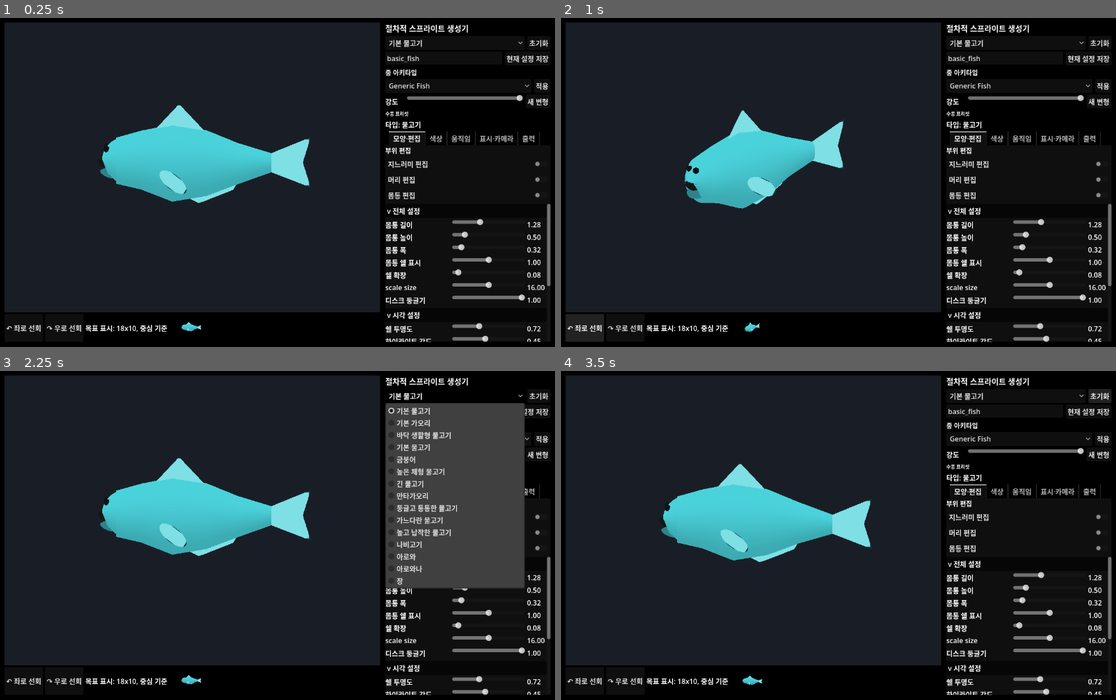
Above: before the commit, frames 1-4 (two rows, left to right).
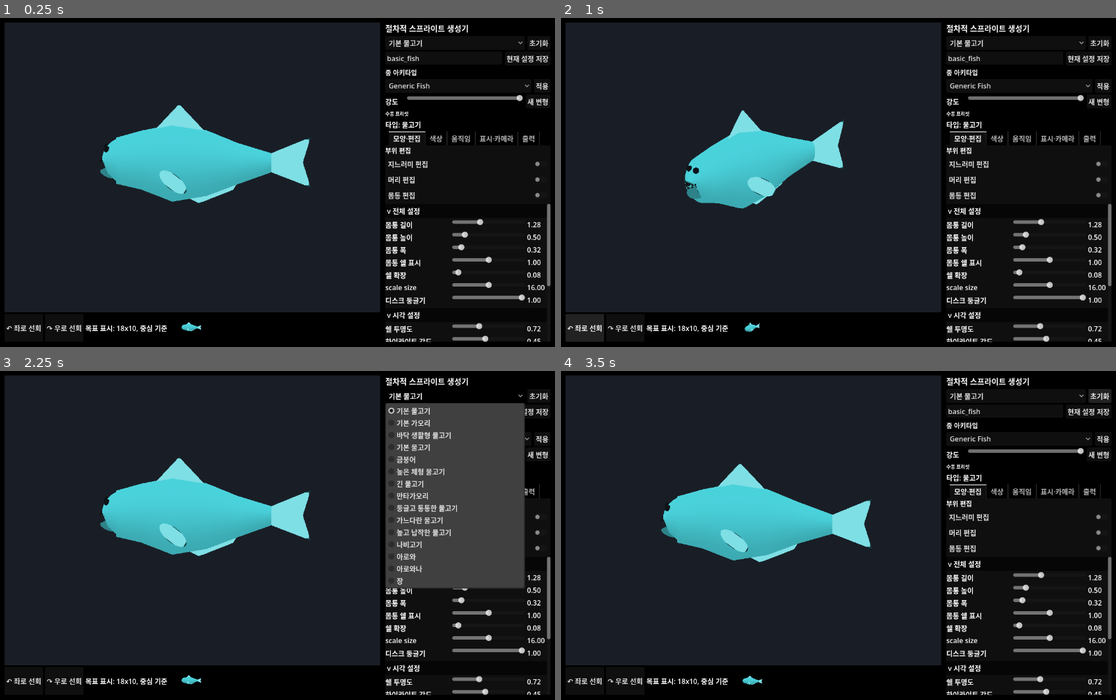
Above: after the commit, the same moments.

Repository: currywhaleshark/aquarium_sprite_mock-up_generator
Game: Godot game, scene res://scenes/Main.tscn
Same seed, same stepped clock (60 frames per second), same inputs: the game is played once before the commit and once after it.
Inputs:
- Up to frame 1 (0.25 s): no input
- Up to frame 2 (1 s): click "↶ 좌로 선회" at 0.5 s
- Up to frame 3 (2.25 s): click "↷ 우로 선회" at 1.25 s; click "기본 물고기" at 2 s
- Up to frame 4 (3.5 s): click "초기화" at 2.75 s

The runs differ from the first frame. In frame 1, less than 0.1% of the frame differs, in the area x 18-20%, y 43-46%; in frame 2, less than 0.1%, in the area x 22-34%, y 49-95%; in frame 3, less than 0.1%; in frame 4, less than 0.1%.

Commit message:
fix(head): make the dark mouth cavity a recessed surface lining, not a dome
The cavity reused the convex lower-jaw dome, so when the jaw dropped it read
as a solid black blob sticking out with volume. Replace it with
_mouth_cavity_mesh: a thin dark sheet whose vertices are clamped onto the
actual carved head surface (just proud of the skin), so it lines the recessed
roof of the mouth and reads as a carved-in hollow with no protruding volume.

Also harden HeadEditorModelTest: the upper/lower lip stability checks measured
world space, which carries the rig's idle-animation frame-phase noise; the
cavity's extra per-rebuild cost shifted the phase enough to trip the tight
0.005 threshold. Measure the lips relative to the head (new
_head_local_mesh_extent) so idle animation cancels out. Stable across repeated
runs; full suite 38/38.

Co-Authored-By: Claude Opus 4.8 <noreply@anthropic.com>

Diff:
--- a/scripts/creature/FishRig.gd
+++ b/scripts/creature/FishRig.gd
@@ -1785,15 +1785,16 @@
 	jaw_hinge_local = _lower_jaw_hinge_local(mouth_position, lower_jaw_scale, jaw_hinge_x_off, jaw_hinge_y_off)
 	jaw_hinge_valid = true
 
-	# Dark mouth cavity: a head-scale dark lining nested just inside the closed lower jaw.
-	# The small mouth_size dark bands below only cover a fraction of the head-scale gape, so
-	# without this the open mouth shows the body-coloured carve roof instead of a deep recess.
-	# It rides the same hinge/protrusion as the jaw and is revealed as the jaw swings down;
-	# skipped on a fully closed mouth so it can never peek out of a shut mouth.
+	# Dark mouth cavity: a thin dark sheet hugging the carved roof of the mouth (clamped to
+	# the head surface, just proud of it), NOT a solid dome. The small mouth_size dark bands
+	# below only cover a fraction of the head-scale gape, so without this the open mouth shows
+	# the body-coloured carve roof. Because it rides the actual recessed surface it reads as a
+	# carved-in recess with no protruding volume; revealed as the lower jaw swings off it.
+	# Skipped on a fully closed mouth so it can never peek out of a shut mouth.
 	if t > 0.01:
 		var cavity := MeshInstance3D.new()
 		cavity.name = "MouthCavity"
-		cavity.mesh = _mouth_lower_jaw_mesh(my, mouth_position, lower_jaw_scale * 0.9, mouth_size, 0.0, angle, jaw_hinge_x_off, jaw_hinge_y_off, premax_fwd)
+		cavity.mesh = _mouth_cavity_mesh(my, mouth_position, PF.UPPER_JAW_CARVE_DEPTH * lower_jaw_scale, PF.UPPER_JAW_CARVE_HALF_WIDTH * 0.85, mouth_size * 0.04, angle, head_verts)
 		cavity.material_override = dark_mat
 		cavity.position = mouth_position
 		head.add_child(cavity)
@@ -1894,6 +1895,41 @@
 		var p11: Vector3 = grid[1][j + 1]
 		st.add_vertex(p00); st.add_vertex(p10); st.add_vertex(p01)
 		st.add_vertex(p01); st.add_vertex(p10); st.add_vertex(p11)
+	st.generate_normals()
+	return st.commit()
+
+# Thin dark lining of the carved mouth roof: a grid of vertices clamped onto the actual
+# (carved) head front surface from the bite line down to the carve depth, just proud of the
+# skin (outset) so it shows without z-fighting. Unlike a dome this adds no volume - it reads
+# as the recessed inside of the mouth. Sampled over several y rows so it follows the curve.
+func _mouth_cavity_mesh(center_y: float, origin: Vector3, depth: float, z_half: float, outset: float, tilt_deg: float, head_verts: PackedVector3Array, rows: int = 5, z_segs: int = 12) -> ArrayMesh:
+	var st := SurfaceTool.new()
+	st.begin(Mesh.PRIMITIVE_TRIANGLES)
+	var tilt_r := deg_to_rad(tilt_deg)
+	var top := center_y + depth * 0.05
+	var bottom := center_y - depth
+	var grid := []
+	for i in range(rows + 1):
+		var ay := lerpf(top, bottom, float(i) / float(rows))
+		var line := []
+		for j in range(z_segs + 1):
+			var z := lerpf(-z_half, z_half, float(j) / float(z_segs))
+			var p := Vector3(_head_mesh_front_x(head_verts, ay, z, outset), ay, z)
+			if tilt_r != 0.0:
+				var tx := p.x - origin.x
+				var ty := p.y - origin.y
+				p.x = origin.x + tx * cos(tilt_r) - ty * sin(tilt_r)
+				p.y = origin.y + tx * sin(tilt_r) + ty * cos(tilt_r)
+			line.append(p - origin)
+		grid.append(line)
+	for i in range(rows):
+		for j in range(z_segs):
+			var p00: Vector3 = grid[i][j]
+			var p01: Vector3 = grid[i][j + 1]
+			var p10: Vector3 = grid[i + 1][j]
+			var p11: Vector3 = grid[i + 1][j + 1]
+			st.add_vertex(p00); st.add_vertex(p10); st.add_vertex(p01)
+			st.add_vertex(p01); st.add_vertex(p10); st.add_vertex(p11)
 	st.generate_normals()
 	return st.commit()
 
--- a/scripts/tools/HeadEditorModelTest.gd
+++ b/scripts/tools/HeadEditorModelTest.gd
@@ -181,8 +181,11 @@
 	fish.set_parameters(closed)
 	await get_tree().process_frame
 	var closed_gap := _jaw_gap(fish)
-	var closed_upper_lip_extent := _world_mesh_extent(fish.get_node_or_null("BodyPivot/Head/MouthLipUpper") as MeshInstance3D)
-	var closed_lower_lip_extent := _world_mesh_extent(fish.get_node_or_null("BodyPivot/Head/MouthLipLower") as MeshInstance3D)
+	# Measure the lips relative to the HEAD (not world) so the rig's idle animation doesn't
+	# add frame-phase noise to these tight stability comparisons.
+	var closed_head := fish.get_node_or_null("BodyPivot/Head") as Node3D
+	var closed_upper_lip_extent := _head_local_mesh_extent(fish.get_node_or_null("BodyPivot/Head/MouthLipUpper") as MeshInstance3D, closed_head)
+	var closed_lower_lip_extent := _head_local_mesh_extent(fish.get_node_or_null("BodyPivot/Head/MouthLipLower") as MeshInstance3D, closed_head)
 	var closed_lower_jaw := fish.get_node_or_null("BodyPivot/Head/MouthLowerJaw") as MeshInstance3D
 	# A fully closed mouth gets no dark cavity (it could otherwise peek out of a shut mouth).
 	assert(fish.get_node_or_null("BodyPivot/Head/MouthCavity") == null)
@@ -198,8 +201,9 @@
 	fish.set_parameters(agape)
 	await get_tree().process_frame
 	assert(_jaw_gap(fish) > closed_gap + 0.01)
-	var open_upper_lip_extent := _world_mesh_extent(fish.get_node_or_null("BodyPivot/Head/MouthLipUpper") as MeshInstance3D)
-	var open_lower_lip_extent := _world_mesh_extent(fish.get_node_or_null("BodyPivot/Head/MouthLipLower") as MeshInstance3D)
+	var open_head := fish.get_node_or_null("BodyPivot/Head") as Node3D
+	var open_upper_lip_extent := _head_local_mesh_extent(fish.get_node_or_null("BodyPivot/Head/MouthLipUpper") as MeshInstance3D, open_head)
+	var open_lower_lip_extent := _head_local_mesh_extent(fish.get_node_or_null("BodyPivot/Head/MouthLipLower") as MeshInstance3D, open_head)
 	assert(absf(open_upper_lip_extent.position.y - closed_upper_lip_extent.position.y) < 0.005)
 	assert(open_lower_lip_extent.position.y < closed_lower_lip_extent.position.y - 0.015)
 	var upper_jaw := fish.get_node_or_null("BodyPivot/Head/MouthUpperJaw") as MeshInstance3D
@@ -417,6 +421,17 @@
 		max_v.z = maxf(max_v.z, w.z)
 	return AABB(min_v, max_v - min_v)
 
+func _head_local_mesh_extent(node: MeshInstance3D, head: Node3D) -> AABB:
+	var verts: PackedVector3Array = node.mesh.surface_get_arrays(0)[Mesh.ARRAY_VERTEX]
+	var to_head := head.global_transform.affine_inverse() * node.global_transform
+	var min_v := Vector3(INF, INF, INF)
+	var max_v := Vector3(-INF, -INF, -INF)
+	for v in verts:
+		var w := to_head * v
+		min_v.x = minf(min_v.x, w.x); min_v.y = minf(min_v.y, w.y); min_v.z = minf(min_v.z, w.z)
+		max_v.x = maxf(max_v.x, w.x); max_v.y = maxf(max_v.y, w.y); max_v.z = maxf(max_v.z, w.z)
+	return AABB(min_v, max_v - min_v)
+
 func _body_profile_with_head_lower(parameters: Dictionary, lower_height: float) -> Dictionary:
 	var profile: Dictionary = parameters.get("body_profile", {}).duplicate(true)
 	var rings: Array = profile.get("rings", [])
